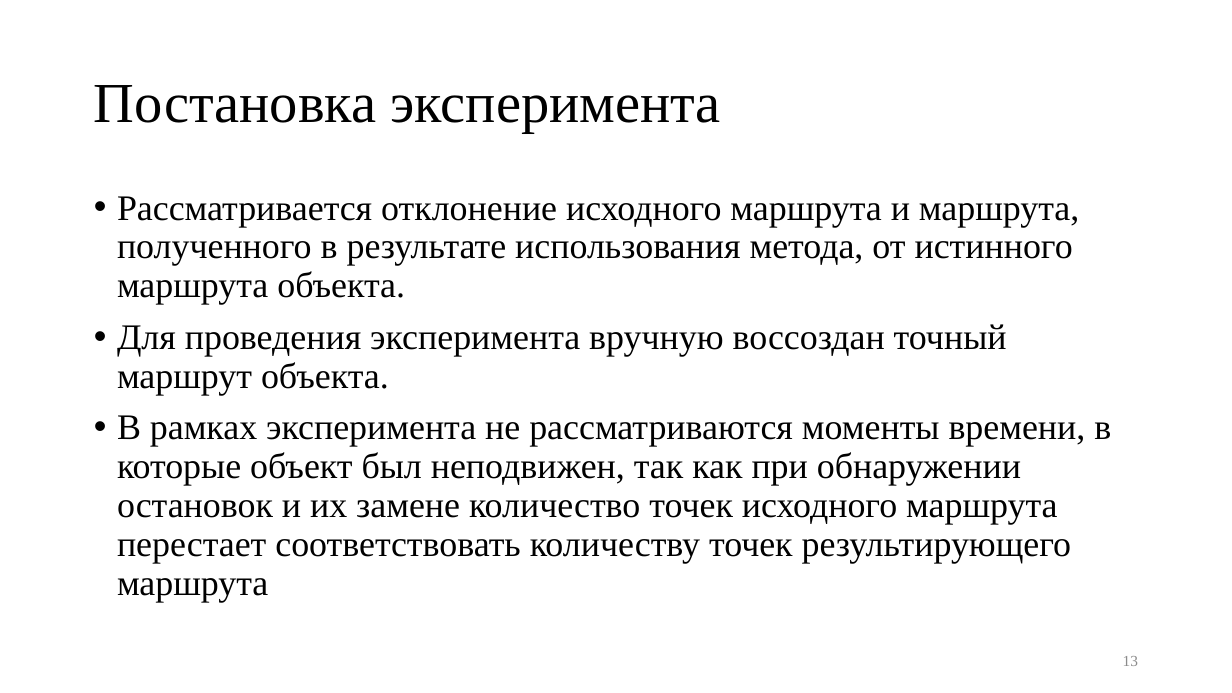
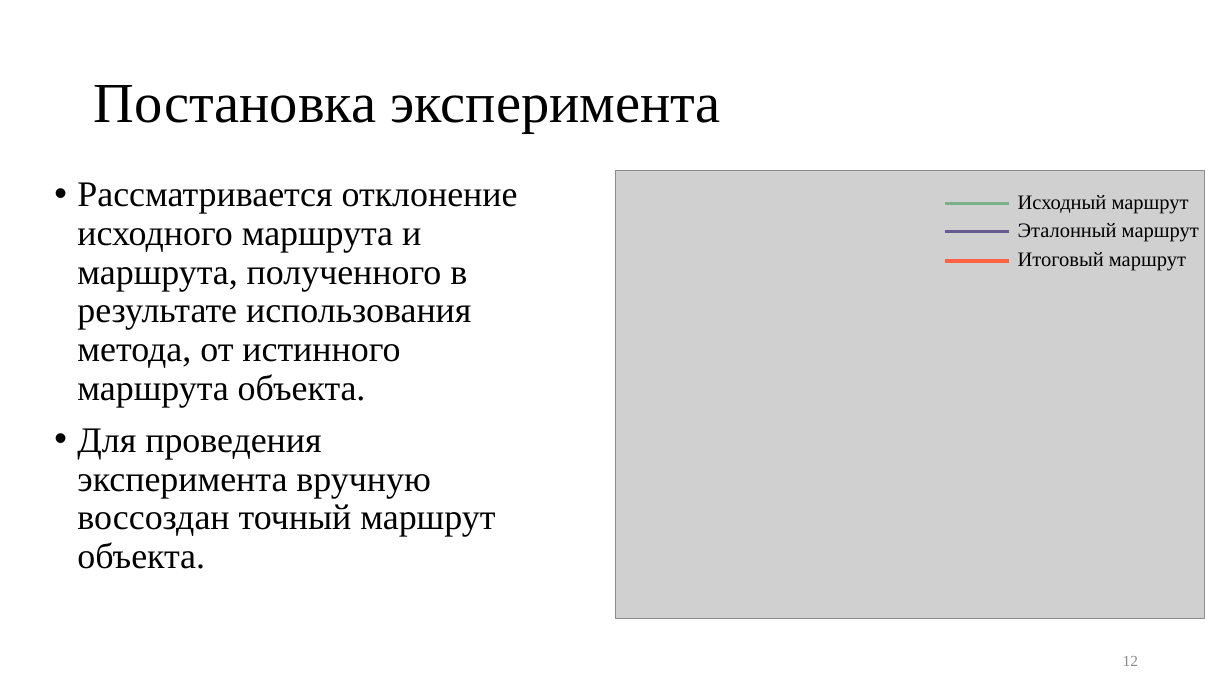
Before and after one commit to kaedvann/TrackFilter, a slide deck: slide 12 of docs/thesis/thesis.pptx (slide 13 before the commit). Drawn at 1232x693 pixels with LibreOffice and Linux fonts; fonts in the diff are those of the drawing; grey boxes stand for pictures. Boxes give left, top, right and bottom in pixels: in the first picture for what was removed or moved away, otherwise in the second. Text is boxed around its words. In the diff, an @@ line names an element or a change of style, - is before the commit and + after.

```diff
--- a/docs/thesis/thesis.pptx
+++ b/docs/thesis/thesis.pptx
@@ text "Рассматривается отклонение исходного маршрута и ...": place and size @@
-text "Рассматривается отклонение исходного маршрута и ..." at <box>117,196,1111,602</box>
+text "Рассматривается отклонение исходного маршрута и ..." at <box>77,182,518,569</box>
@@ picture added at <box>616,171,1204,619</box> @@
@@ line added from (945, 203) to (1009, 203), #7BB08D 2.75 pt @@
@@ text added at <box>1018,195,1189,214</box>, 16 pt, text #000000 @@
+Исходный маршрут
@@ line added from (945, 232) to (1009, 232), #685B91 2.75 pt @@
@@ text added at <box>1018,223,1199,242</box>, 16 pt, text #000000 @@
+Эталонный маршрут
@@ line added from (945, 261) to (1009, 261), #FF6343 2.75 pt @@
@@ text added at <box>1018,252,1186,271</box>, 16 pt, text #000000 @@
+Итоговый маршрут
@@ text at <box>117,415,1111,602</box>: paragraph removed @@
-• В рамках эксперимента не рассматриваются моменты времени, в которые объект был неподвижен, так как при обнаружении остановок и их замене количество точек исходного маршрута перестает соответствовать количеству точек результирующего маршрута
@@ page number at <box>1123,656,1138,666</box>: text changed @@
-13
+12
```
Also in this commit, not shown: 7 other slides changed, 1 slide removed, 11 other files.
